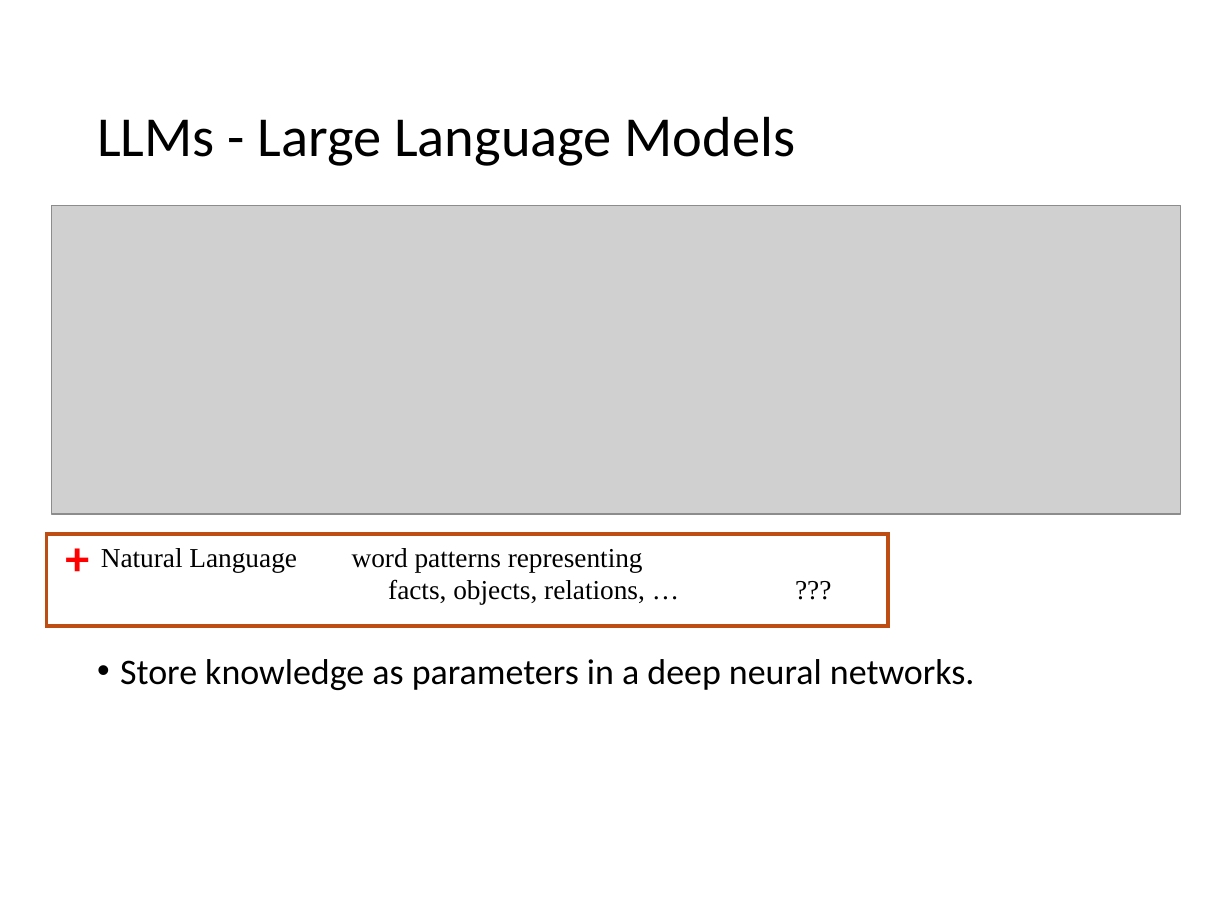
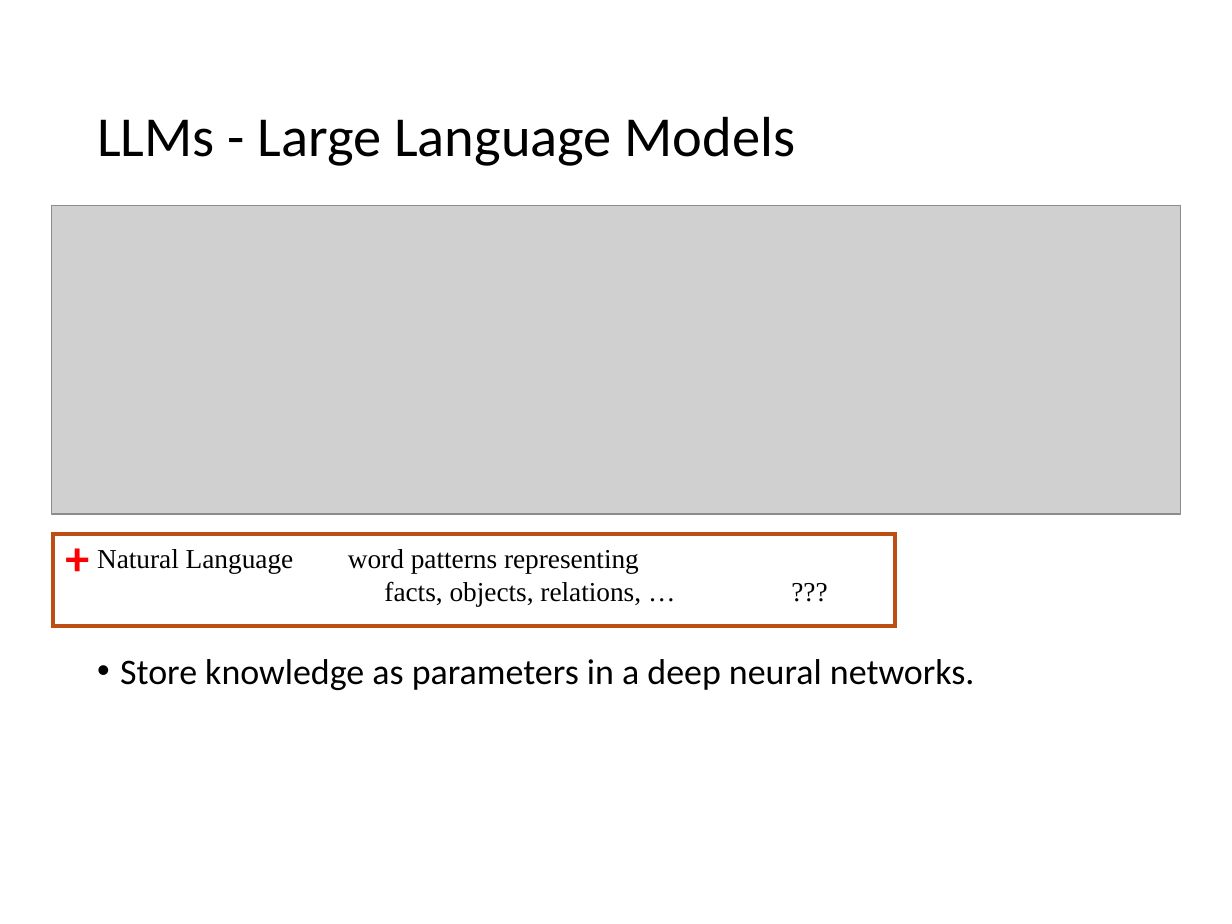
Before and after one commit to mhahsler/CS7320-AI, a slide deck: slide 12 of slides/07_knowledge-based.pptx (slide 10 before the commit). Drawn at 1232x924 pixels with LibreOffice and Linux fonts; fonts in the diff are those of the drawing; grey boxes stand for pictures. Boxes give left, top, right and bottom in pixels: in the first picture for what was removed or moved away, otherwise in the second. Text is boxed around its words. In the diff, an @@ line names an element or a change of style, - is before the commit and + after.

```diff
--- a/slides/07_knowledge-based.pptx
+++ b/slides/07_knowledge-based.pptx
@@ rectangle: place and size @@
-rectangle at [47,533,888,626]
+rectangle at [53,533,894,626]
@@ text "Natural Language word patterns representing ...": place and size @@
-text "Natural Language word patterns representing ..." at [101,548,645,605]
+text "Natural Language word patterns representing ..." at [97,549,641,606]
```
Also in this commit, not shown: 5 other slides changed, 19 other files.
